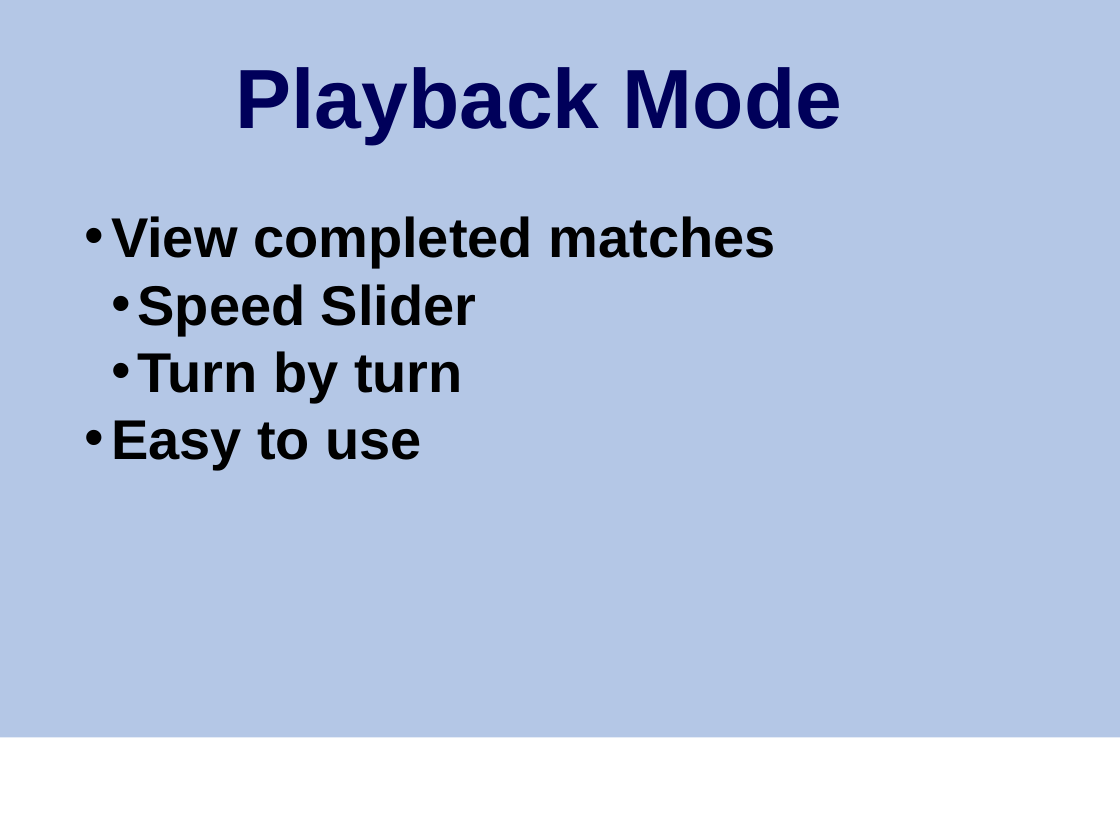
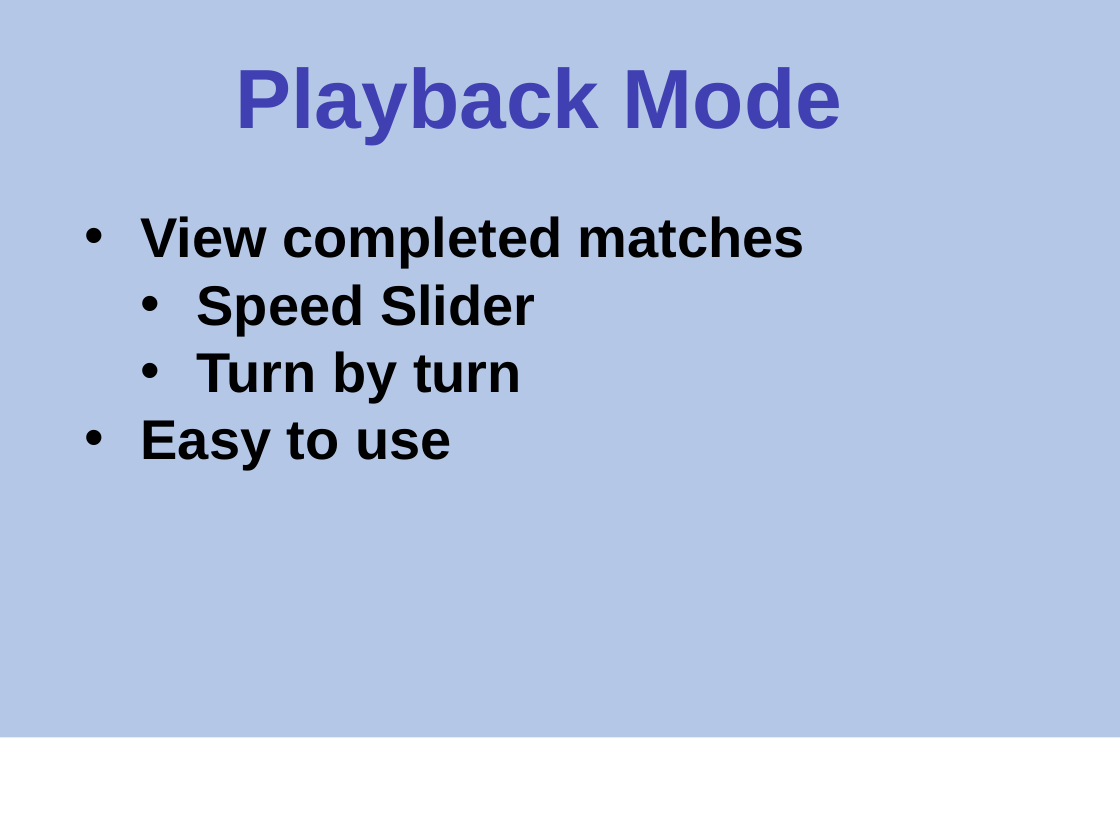
Before and after one commit to toh5148/psh_sp16_cmpsc488_flaggers, a slide deck: slide 8 of Presentation Materials/Capstone Presentation.pptx (slide 7 before the commit). Drawn at 1120x840 pixels with LibreOffice and Linux fonts; fonts in the diff are those of the drawing; background and template pictures are left out. Boxes give left, top, right and bottom in pixels: in the first picture for what was removed or moved away, otherwise in the second. Text is boxed around its words. In the diff, an @@ line names an element or a change of style, - is before the commit and + after.

```diff
--- a/Presentation Materials/Capstone Presentation.pptx
+++ b/Presentation Materials/Capstone Presentation.pptx
@@ text "Playback Mode" at (236, 67, 842, 143): text colour #00005A to gradient #00005B to #4040B3 to #EFEFF7 @@
@@ text "View completed matches" at (141, 216, 805, 469): indent changed @@
```
Also in this commit, not shown: 11 other slides changed, 8 slides added, 5 slides removed.
